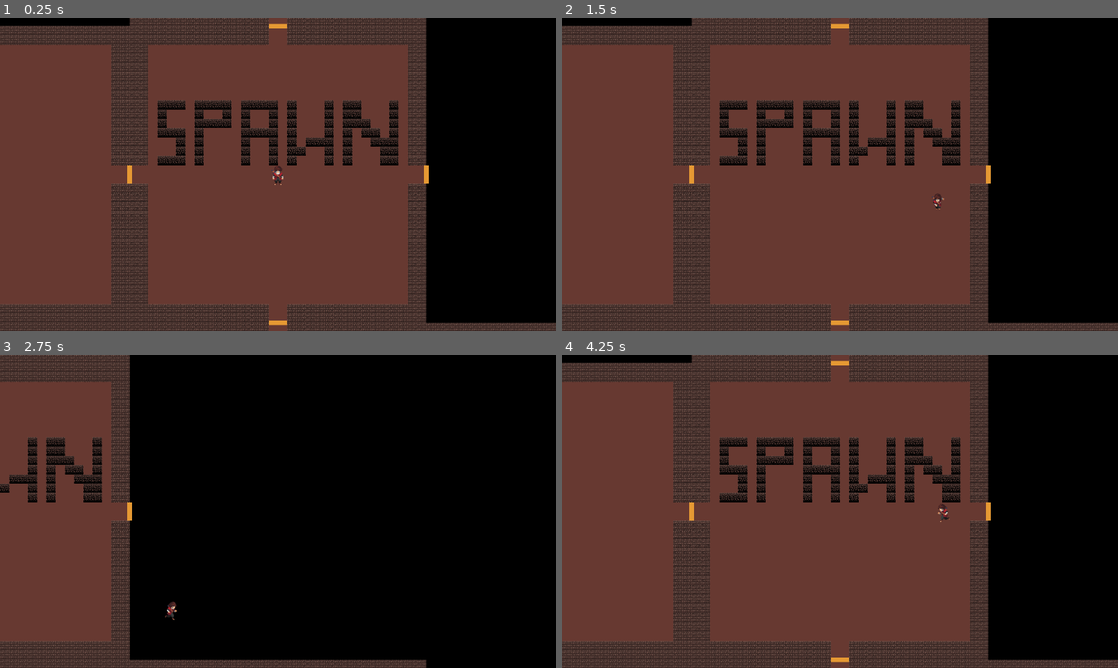
Above: before the commit, frames 1-4 (two rows, left to right).
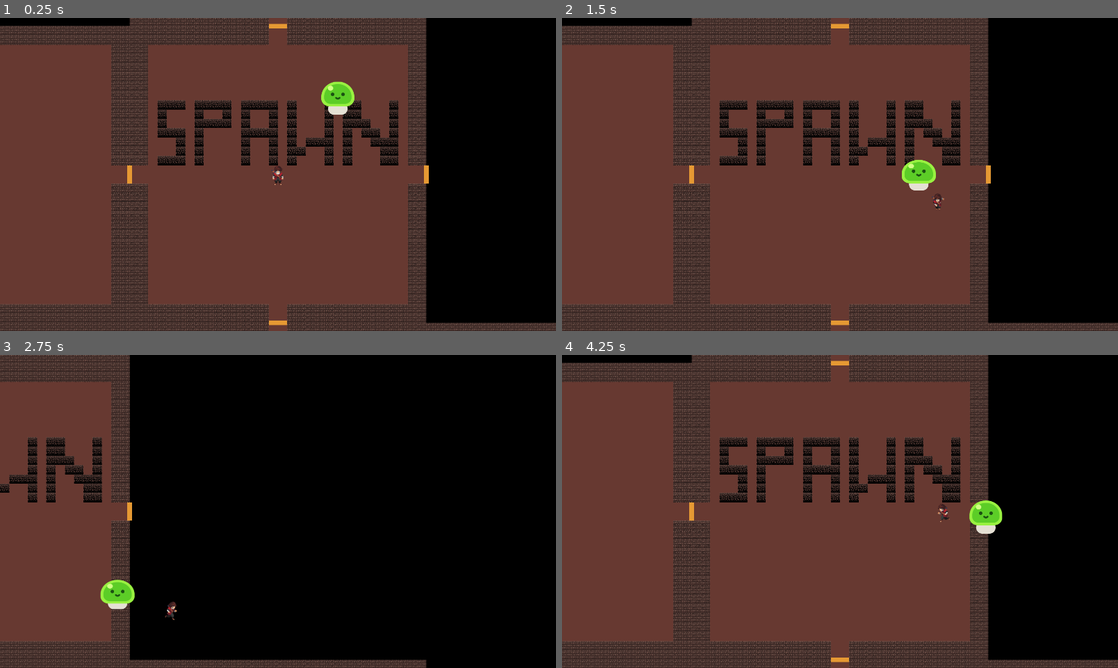
Above: after the commit, the same moments.

Repository: NoahGagnier/game
Game: Godot game, scene res://game.tscn
The game is run twice, just before and just after one commit, with the same random seed, the same clock (stepped at 60 frames per second) and the same inputs.
Inputs (mouse positions are in pixels of both pictures, inside the frame that each line leads up to):
- Up to frame 1 (0.25 s): no input
- Up to frame 2 (1.5 s): move the mouse to (962, 158) at 0.52 s; press the mouse at (962, 158) at 0.53 s; hold D (move_right) 0.53-1.28 s; move the mouse to (728, 190) at 1.27 s; release the mouse at (728, 190) at 1.28 s; hold S (move_down) from 1.28 s (still down); click (728, 190) at 1.35 s
- Up to frame 3 (2.75 s): move the mouse to (333, 442) at 2.02 s; release S (move_down) at 2.03 s; press the mouse at (333, 442) at 2.03 s; hold D (move_right) from 2.03 s (still down)
- Up to frame 4 (4.25 s): move the mouse to (812, 574) at 2.77 s; release D (move_right) at 2.78 s; release the mouse at (812, 574) at 2.78 s; hold W (move_up) 2.78-3.53 s; click (812, 574) at 2.85 s; move the mouse to (1006, 558) at 3.52 s; press the mouse at (1006, 558) at 3.53 s; hold A (move_left) from 3.53 s (still down)

The runs differ from the first frame. In frame 1, 0.5% of the frame differs, in the area x 57-64%, y 20-31%; in frame 2, 0.5%; in frame 3, 0.5%; in frame 4, 0.5%.

Commit message:
character changed to sword and attacks work

Diff:
--- a/game.tscn
+++ b/game.tscn
@@ -2,8 +2,9 @@
 
 [ext_resource type="PackedScene" uid="uid://c1sx7bic4uhdj" path="res://player.tscn" id="1_e2o6t"]
 [ext_resource type="Script" uid="uid://dususlr2yr63q" path="res://game.gd" id="1_fc0e3"]
+[ext_resource type="PackedScene" uid="uid://cltw5r5big1qy" path="res://mob1.tscn" id="5_7jktm"]
 [ext_resource type="PackedScene" uid="uid://b6y8u63ynub3m" path="res://rooms/dungeon.tscn" id="6_dungeon"]
-[ext_resource type="Script" path="res://rooms/room_camera.gd" id="7_roomcam"]
+[ext_resource type="Script" uid="uid://dx8rmgbo1e7cw" path="res://rooms/room_camera.gd" id="7_roomcam"]
 
 [node name="Game" type="Node2D" unique_id=1616662402]
 script = ExtResource("1_fc0e3")
@@ -57,4 +58,7 @@
 theme_override_font_sizes/font_size = 119
 text = "Game Over"
 
+[node name="Mob" parent="." unique_id=1240957426 instance=ExtResource("5_7jktm")]
+position = Vector2(766, 201)
+
 [connection signal="health_depleted" from="Player" to="." method="_on_player_health_depleted"]
--- a/player.gd
+++ b/player.gd
@@ -7,11 +7,12 @@
 @export var move_speed: float = 450.0
 @export var invincibility_time: float = 0.5
 @export var hurt_time: float = 0.25
-@export var shoot_time: float = 0.2
+@export var attack_time: float = 0.25
+@export var attack_offset: float = 40.0
+@export var attack_damage_knockback: float = 500.0
 @export var contact_damage_taken: float = 20.0
-@export var melee_knockback: float = 400.0
 
-enum State { IDLE, WALK, SHOOT, HURT, DEAD }
+enum State { IDLE, WALK, ATTACK, HURT, DEAD }
 enum Facing { DOWN, UP, LEFT, RIGHT }
 
 var health: float
@@ -20,6 +21,7 @@
 var _state_timer: float = 0.0
 var _invincible: bool = false
 var _last_anim: String = ""
+var _hit_targets: Array[Node] = []
 
 @onready var _sprite: AnimatedSprite2D = $AnimatedSprite2D
 @onready var _hurtbox: Area2D = $HurtBox
@@ -27,7 +29,12 @@
 
 func _ready() -> void:
 	health = max_health
+	_hitbox.monitoring = false
 	_play_current_animation()
+
+func _unhandled_input(event: InputEvent) -> void:
+	if event.is_action_pressed("attack"):
+		attack()
 
 func _physics_process(delta: float) -> void:
 	if _state == State.DEAD:
@@ -43,7 +50,7 @@
 	if input_dir != Vector2.ZERO:
 		_update_facing(input_dir)
 
-	if _state == State.HURT or _state == State.SHOOT:
+	if _state == State.HURT or _state == State.ATTACK:
 		_state_timer -= delta
 		if _state_timer <= 0.0:
 			_enter_state(State.WALK if input_dir != Vector2.ZERO else State.IDLE)
@@ -67,12 +74,12 @@
 	_enter_state(State.HURT)
 	_start_invincibility()
 
-func shoot(aim_direction: Vector2 = Vector2.ZERO) -> void:
-	if _state == State.DEAD or _state == State.HURT:
+func attack(aim_direction: Vector2 = Vector2.ZERO) -> void:
+	if _state == State.DEAD or _state == State.HURT or _state == State.ATTACK:
 		return
 	if aim_direction != Vector2.ZERO:
 		_update_facing(aim_direction)
-	_enter_state(State.SHOOT)
+	_enter_state(State.ATTACK)
 
 # --- Internals ---------------------------------------------------------------
 
@@ -89,17 +96,38 @@
 	if _facing != old:
 		_play_current_animation()
 
+func _facing_vector() -> Vector2:
+	match _facing:
+		Facing.UP: return Vector2.UP
+		Facing.LEFT: return Vector2.LEFT
+		Facing.RIGHT: return Vector2.RIGHT
+		_: return Vector2.DOWN
+
 func _enter_state(new_state: State) -> void:
 	if new_state == _state:
 		return
+
+	# Leaving ATTACK: stop swinging.
+	if _state == State.ATTACK:
+		_hitbox.monitoring = false
+		_hit_targets.clear()
+
 	_state = new_state
+
 	match new_state:
-		State.HURT: _state_timer = hurt_time
-		State.SHOOT: _state_timer = shoot_time
-		_: _state_timer = 0.0
+		State.HURT:
+			_state_timer = hurt_time
+		State.ATTACK:
+			_state_timer = attack_time
+			_hitbox.position = _facing_vector() * attack_offset
+			_hitbox.monitoring = true
+			_hit_targets.clear()
+		_:
+			_state_timer = 0.0
+
 	_play_current_animation()
 
-# Continuous contact damage: any enemy inside HurtBox hits us, then i-frames.
+# Enemy inside our HurtBox hits us once, then i-frames give us breathing room.
 func _resolve_hurtbox() -> void:
 	if _invincible:
 		return
@@ -108,12 +136,18 @@
 		return
 	take_damage(contact_damage_taken, (bodies[0] as Node2D).global_position)
 
-# Continuous melee: any enemy inside HitBox takes damage + knockback.
+# Only hurts enemies while we're actively swinging, and only hits each enemy
+# once per swing so a long overlap doesn't drain their HP instantly.
 func _resolve_hitbox() -> void:
+	if _state != State.ATTACK:
+		return
 	for body in _hitbox.get_overlapping_bodies():
+		if body in _hit_targets:
+			continue
+		_hit_targets.append(body)
 		if body.has_method("take_damage"):
 			var push_dir := (body.global_position - global_position).normalized()
-			body.take_damage(push_dir, melee_knockback)
+			body.take_damage(push_dir, attack_damage_knockback)
 
 func _start_invincibility() -> void:
 	_invincible = true
@@ -139,7 +173,7 @@
 	match _state:
 		State.IDLE: base = "idle"
 		State.WALK: base = "walk"
-		State.SHOOT: base = "shoot"
+		State.ATTACK: base = "attack"
 		State.HURT: base = "hurt"
 		State.DEAD: base = "death"
 	var suffix := ""
--- a/player.tscn
+++ b/player.tscn
@@ -2,10 +2,142 @@
 
 [ext_resource type="Script" uid="uid://yh2ao5or56lq" path="res://player.gd" id="1_player"]
 [ext_resource type="Texture2D" uid="uid://bcnuswfoynm15" path="res://characters/Character_Placeholder_Art/FREE_Adventurer 2D Pixel Art/Sprites/IDLE/idle_down.png" id="2_2hs0m"]
+[ext_resource type="Texture2D" uid="uid://bkwyod7qmyw6i" path="res://characters/Character_Placeholder_Art/FREE_Adventurer 2D Pixel Art/Sprites/ATTACK 1/attack1_down.png" id="2_n7ghd"]
 [ext_resource type="Texture2D" uid="uid://bkop6xm0np2p2" path="res://characters/Character_Placeholder_Art/FREE_Adventurer 2D Pixel Art/Sprites/RUN/run_down.png" id="2_sweqy"]
 [ext_resource type="Texture2D" uid="uid://cbwgr3s6x447x" path="res://characters/Character_Placeholder_Art/FREE_Adventurer 2D Pixel Art/Sprites/RUN/run_left.png" id="3_2hs0m"]
+[ext_resource type="Texture2D" uid="uid://b4py64vir1quk" path="res://characters/Character_Placeholder_Art/FREE_Adventurer 2D Pixel Art/Sprites/ATTACK 1/attack1_left.png" id="3_nvl01"]
 [ext_resource type="Texture2D" uid="uid://cpn4ha5tmmuh7" path="res://characters/Character_Placeholder_Art/FREE_Adventurer 2D Pixel Art/Sprites/RUN/run_right.png" id="4_1jxqw"]
+[ext_resource type="Texture2D" uid="uid://bnvg21yvmey7v" path="res://characters/Character_Placeholder_Art/FREE_Adventurer 2D Pixel Art/Sprites/ATTACK 1/attack1_right.png" id="4_ivps1"]
 [ext_resource type="Texture2D" uid="uid://b3hw7fmcuw4va" path="res://characters/Character_Placeholder_Art/FREE_Adventurer 2D Pixel Art/Sprites/RUN/run_up.png" id="5_dw050"]
+[ext_resource type="Texture2D" uid="uid://b7i6tdpv23nf7" path="res://characters/Character_Placeholder_Art/FREE_Adventurer 2D Pixel Art/Sprites/ATTACK 1/attack1_up.png" id="5_urp6f"]
+
+[sub_resource type="AtlasTexture" id="AtlasTexture_8gr2b"]
+atlas = ExtResource("2_n7ghd")
+region = Rect2(0, 0, 96, 80)
+
+[sub_resource type="AtlasTexture" id="AtlasTexture_vl8ci"]
+atlas = ExtResource("2_n7ghd")
+region = Rect2(96, 0, 96, 80)
+
+[sub_resource type="AtlasTexture" id="AtlasTexture_ieltc"]
+atlas = ExtResource("2_n7ghd")
+region = Rect2(192, 0, 96, 80)
+
+[sub_resource type="AtlasTexture" id="AtlasTexture_fddr8"]
+atlas = ExtResource("2_n7ghd")
+region = Rect2(288, 0, 96, 80)
+
+[sub_resource type="AtlasTexture" id="AtlasTexture_oybyf"]
+atlas = ExtResource("2_n7ghd")
+region = Rect2(384, 0, 96, 80)
+
+[sub_resource type="AtlasTexture" id="AtlasTexture_ajfva"]
+atlas = ExtResource("2_n7ghd")
+region = Rect2(480, 0, 96, 80)
+
+[sub_resource type="AtlasTexture" id="AtlasTexture_5ef02"]
+atlas = ExtResource("2_n7ghd")
+region = Rect2(576, 0, 96, 80)
+
+[sub_resource type="AtlasTexture" id="AtlasTexture_pfmca"]
+atlas = ExtResource("2_n7ghd")
+region = Rect2(672, 0, 96, 80)
+
+[sub_resource type="AtlasTexture" id="AtlasTexture_76oay"]
+atlas = ExtResource("3_nvl01")
+region = Rect2(0, 0, 96, 80)
+
+[sub_resource type="AtlasTexture" id="AtlasTexture_b4uyv"]
+atlas = ExtResource("3_nvl01")
+region = Rect2(96, 0, 96, 80)
+
+[sub_resource type="AtlasTexture" id="AtlasTexture_tw8ou"]
+atlas = ExtResource("3_nvl01")
+region = Rect2(192, 0, 96, 80)
+
+[sub_resource type="AtlasTexture" id="AtlasTexture_ygbnx"]
+atlas = ExtResource("3_nvl01")
+region = Rect2(288, 0, 96, 80)
+
+[sub_resource type="AtlasTexture" id="AtlasTexture_v2t6f"]
+atlas = ExtResource("3_nvl01")
+region = Rect2(384, 0, 96, 80)
+
+[sub_resource type="AtlasTexture" id="AtlasTexture_l3lcn"]
+atlas = ExtResource("3_nvl01")
+region = Rect2(480, 0, 96, 80)
+
+[sub_resource type="AtlasTexture" id="AtlasTexture_xry5e"]
+atlas = ExtResource("3_nvl01")
+region = Rect2(576, 0, 96, 80)
+
+[sub_resource type="AtlasTexture" id="AtlasTexture_h6w8y"]
+atlas = ExtResource("3_nvl01")
+region = Rect2(672, 0, 96, 80)
+
+[sub_resource type="AtlasTexture" id="AtlasTexture_yem3p"]
+atlas = ExtResource("4_ivps1")
+region = Rect2(0, 0, 96, 80)
+
+[sub_resource type="AtlasTexture" id="AtlasTexture_86rna"]
+atlas = ExtResource("4_ivps1")
+region = Rect2(96, 0, 96, 80)
+
+[sub_resource type="AtlasTexture" id="AtlasTexture_xg1a7"]
+atlas = ExtResource("4_ivps1")
+region = Rect2(192, 0, 96, 80)
+
+[sub_resource type="AtlasTexture" id="AtlasTexture_ob4mi"]
+atlas = ExtResource("4_ivps1")
+region = Rect2(288, 0, 96, 80)
+
+[sub_resource type="AtlasTexture" id="AtlasTexture_ax26h"]
+atlas = ExtResource("4_ivps1")
+region = Rect2(384, 0, 96, 80)
+
+[sub_resource type="AtlasTexture" id="AtlasTexture_kh4g0"]
+atlas = ExtResource("4_ivps1")
+region = Rect2(480, 0, 96, 80)
+
+[sub_resource type="AtlasTexture" id="AtlasTexture_mgmjd"]
+atlas = ExtResource("4_ivps1")
+region = Rect2(576, 0, 96, 80)
+
+[sub_resource type="AtlasTexture" id="AtlasTexture_va2xi"]
+atlas = ExtResource("4_ivps1")
+region = Rect2(672, 0, 96, 80)
+
+[sub_resource type="AtlasTexture" id="AtlasTexture_fkf2u"]
+atlas = ExtResource("5_urp6f")
+region = Rect2(0, 0, 96, 80)
+
+[sub_resource type="AtlasTexture" id="AtlasTexture_s7jk6"]
+atlas = ExtResource("5_urp6f")
+region = Rect2(96, 0, 96, 80)
+
+[sub_resource type="AtlasTexture" id="AtlasTexture_feeoa"]
+atlas = ExtResource("5_urp6f")
+region = Rect2(192, 0, 96, 80)
+
+[sub_resource type="AtlasTexture" id="AtlasTexture_m6nxt"]
+atlas = ExtResource("5_urp6f")
+region = Rect2(288, 0, 96, 80)
+
+[sub_resource type="AtlasTexture" id="AtlasTexture_ym00c"]
+atlas = ExtResource("5_urp6f")
+region = Rect2(384, 0, 96, 80)
+
+[sub_resource type="AtlasTexture" id="AtlasTexture_ee2o4"]
+atlas = ExtResource("5_urp6f")
+region = Rect2(480, 0, 96, 80)
+
+[sub_resource type="AtlasTexture" id="AtlasTexture_vie4p"]
+atlas = ExtResource("5_urp6f")
+region = Rect2(576, 0, 96, 80)
+
+[sub_resource type="AtlasTexture" id="AtlasTexture_0jj5r"]
+atlas = ExtResource("5_urp6f")
+region = Rect2(672, 0, 96, 80)
 
 [sub_resource type="AtlasTexture" id="AtlasTexture_1jxqw"]
 atlas = ExtResource("2_2hs0m")
@@ -169,6 +301,122 @@
 
 [sub_resource type="SpriteFrames" id="SpriteFrames_default"]
 animations = [{
+"frames": [{
+"duration": 1.0,
+"texture": SubResource("AtlasTexture_8gr2b")
+}, {
+"duration": 1.0,
+"texture": SubResource("AtlasTexture_vl8ci")
+}, {
+"duration": 1.0,
+"texture": SubResource("AtlasTexture_ieltc")
+}, {
+"duration": 1.0,
+"texture": SubResource("AtlasTexture_fddr8")
+}, {
+"duration": 1.0,
+"texture": SubResource("AtlasTexture_oybyf")
+}, {
+"duration": 1.0,
+"texture": SubResource("AtlasTexture_ajfva")
+}, {
+"duration": 1.0,
+"texture": SubResource("AtlasTexture_5ef02")
+}, {
+"duration": 1.0,
+"texture": SubResource("AtlasTexture_pfmca")
+}],
+"loop": true,
+"name": &"attack_down",
+"speed": 10.0
+}, {
+"frames": [{
+"duration": 1.0,
+"texture": SubResource("AtlasTexture_76oay")
+}, {
+"duration": 1.0,
+"texture": SubResource("AtlasTexture_b4uyv")
+}, {
+"duration": 1.0,
+"texture": SubResource("AtlasTexture_tw8ou")
+}, {
+"duration": 1.0,
+"texture": SubResource("AtlasTexture_ygbnx")
+}, {
+"duration": 1.0,
+"texture": SubResource("AtlasTexture_v2t6f")
+}, {
+"duration": 1.0,
+"texture": SubResource("AtlasTexture_l3lcn")
+}, {
+"duration": 1.0,
+"texture": SubResource("AtlasTexture_xry5e")
+}, {
+"duration": 1.0,
+"texture": SubResource("AtlasTexture_h6w8y")
+}],
+"loop": true,
+"name": &"attack_left",
+"speed": 10.0
+}, {
+"frames": [{
+"duration": 1.0,
+"texture": SubResource("AtlasTexture_yem3p")
+}, {
+"duration": 1.0,
+"texture": SubResource("AtlasTexture_86rna")
+}, {
+"duration": 1.0,
+"texture": SubResource("AtlasTexture_xg1a7")
+}, {
+"duration": 1.0,
+"texture": SubResource("AtlasTexture_ob4mi")
+}, {
+"duration": 1.0,
+"texture": SubResource("AtlasTexture_ax26h")
+}, {
+"duration": 1.0,
+"texture": SubResource("AtlasTexture_kh4g0")
+}, {
+"duration": 1.0,
+"texture": SubResource("AtlasTexture_mgmjd")
+}, {
+"duration": 1.0,
+"texture": SubResource("AtlasTexture_va2xi")
+}],
+"loop": true,
+"name": &"attack_right",
+"speed": 10.0
+}, {
+"frames": [{
+"duration": 1.0,
+"texture": SubResource("AtlasTexture_fkf2u")
+}, {
+"duration": 1.0,
+"texture": SubResource("AtlasTexture_s7jk6")
+}, {
+"duration": 1.0,
+"texture": SubResource("AtlasTexture_feeoa")
+}, {
+"duration": 1.0,
+"texture": SubResource("AtlasTexture_m6nxt")
+}, {
+"duration": 1.0,
+"texture": SubResource("AtlasTexture_ym00c")
+}, {
+"duration": 1.0,
+"texture": SubResource("AtlasTexture_ee2o4")
+}, {
+"duration": 1.0,
+"texture": SubResource("AtlasTexture_vie4p")
+}, {
+"duration": 1.0,
+"texture": SubResource("AtlasTexture_0jj5r")
+}],
+"loop": true,
+"name": &"attack_up",
+"speed": 10.0
+}, {
 "frames": [{
 "duration": 1.0,
 "texture": SubResource("AtlasTexture_1jxqw")
@@ -418,7 +666,7 @@
 [node name="AnimatedSprite2D" type="AnimatedSprite2D" parent="." unique_id=1464739290]
 scale = Vector2(2, 2)
 sprite_frames = SubResource("SpriteFrames_default")
-animation = &"idle_up"
+animation = &"attack_up"
 
 [node name="CollisionShape2D" type="CollisionShape2D" parent="." unique_id=376936190]
 shape = SubResource("CapsuleShape2D_body")
@@ -433,6 +681,7 @@
 [node name="HitBox" type="Area2D" parent="." unique_id=1474436467]
 collision_layer = 0
 collision_mask = 2
+monitoring = false
 
 [node name="CollisionShape2D" type="CollisionShape2D" parent="HitBox" unique_id=2037736271]
 shape = SubResource("CircleShape2D_hit")
